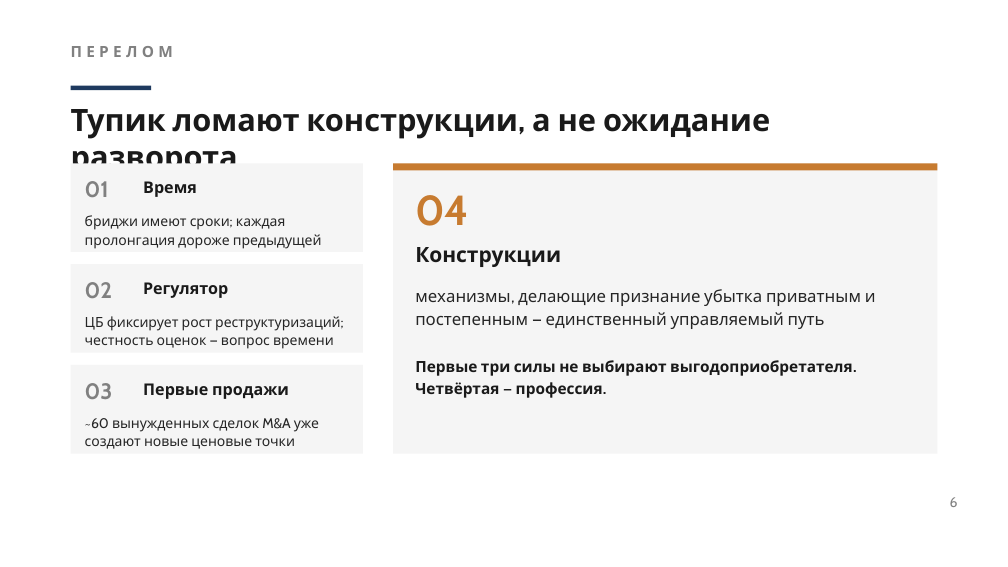
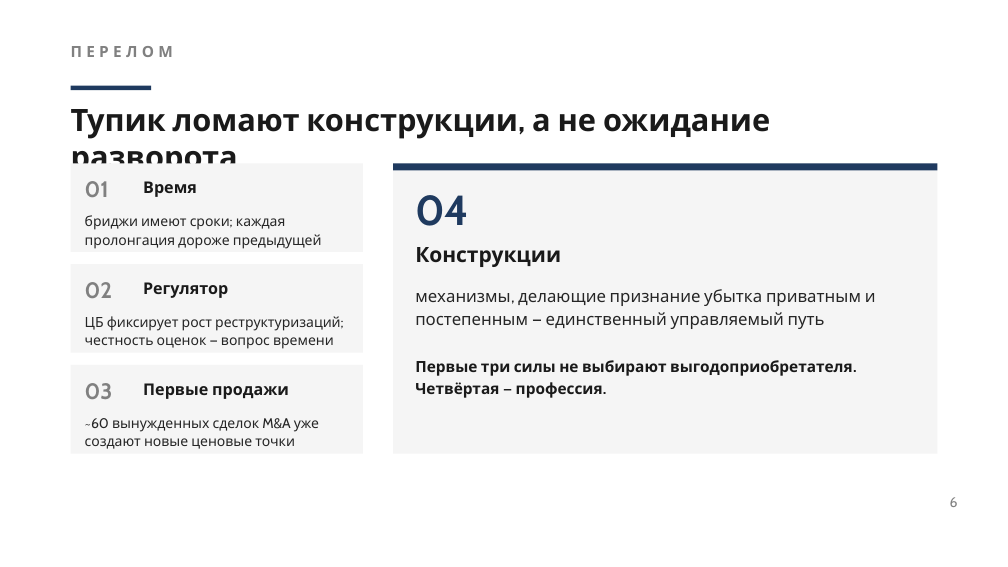
Before and after one commit to mail3875751-glitch/Solfeggio-2, a slide deck: slide 6 of Новое начало/Время партнёрских конструкций — внутренняя презентация (v2).pptx. Drawn at 1008x567 pixels with LibreOffice and Linux fonts; fonts in the diff are those of the drawing. Boxes give left, top, right and bottom in pixels: in the first picture for what was removed or moved away, otherwise in the second. Text is boxed around its words. In the diff, an @@ line names an element or a change of style, - is before the commit and + after.

```diff
--- a/Новое начало/Время партнёрских конструкций — внутренняя презентация (v2).pptx
+++ b/Новое начало/Время партнёрских конструкций — внутренняя презентация (v2).pptx
@@ rectangle at [393, 163, 937, 170]: fill #C77B30 to #1F3A5F @@
@@ text "04" at [415, 195, 469, 226]: text colour #C77B30 to #1F3A5F @@
```
Also in this commit, not shown: 8 other slides changed.
